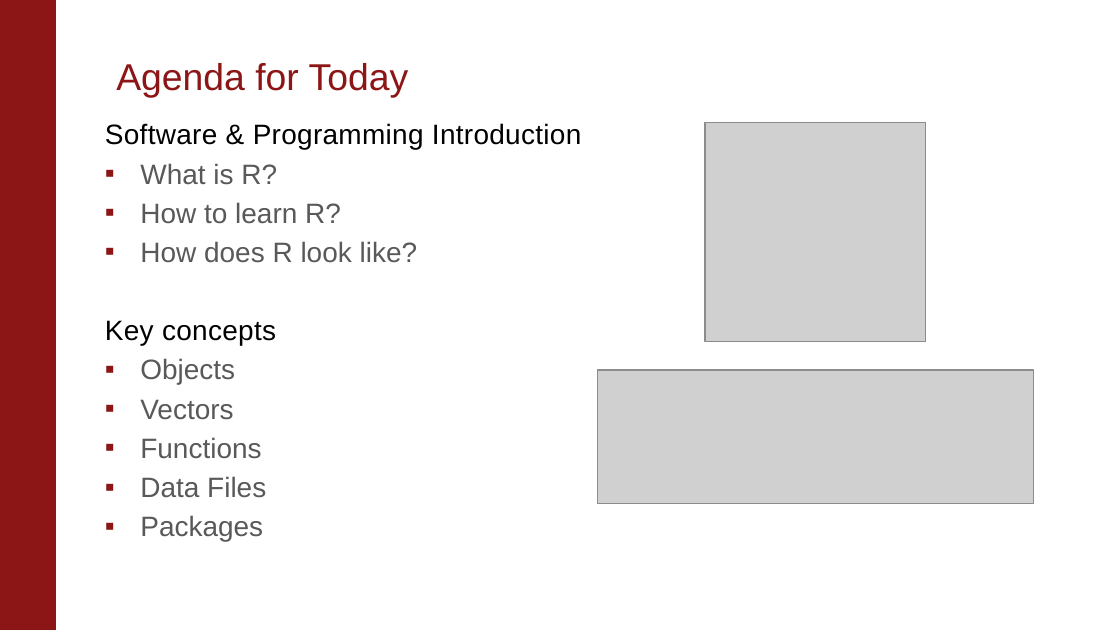
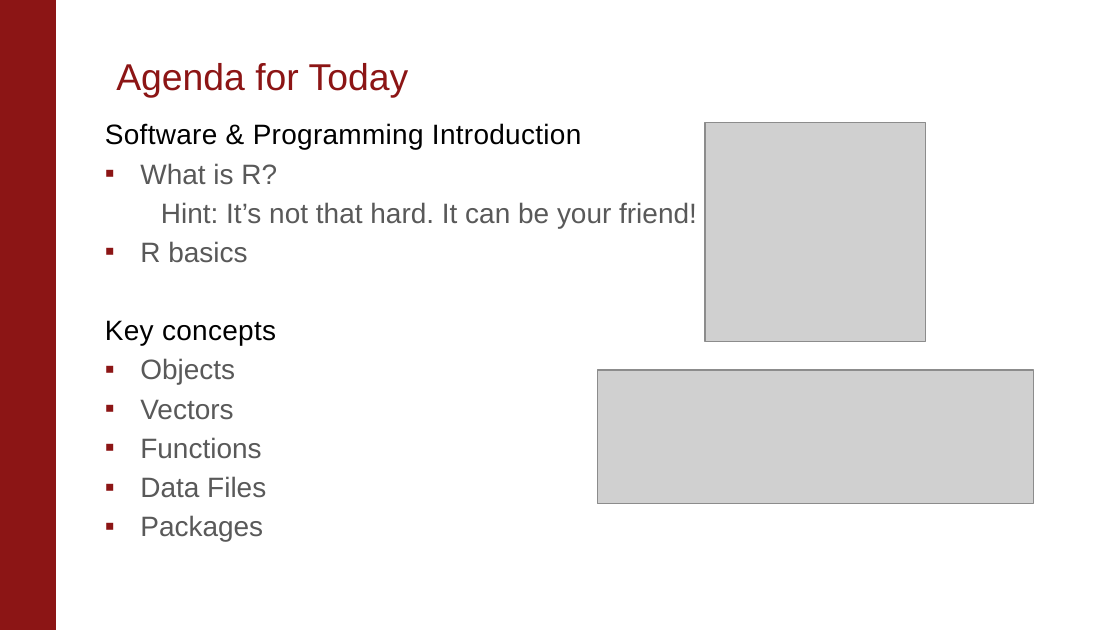
Before and after one commit to kaipingchen/com106-206-TA, a slide deck: slide 2 of KaipingAdina's Section Material/Intro Section/IntroSection.pptx. Drawn at 1120x630 pixels with LibreOffice and Linux fonts; fonts in the diff are those of the drawing; grey boxes stand for pictures; background and template pictures are left out. Boxes give left, top, right and bottom in pixels: in the first picture for what was removed or moved away, otherwise in the second. Text is boxed around its words. In the diff, an @@ line names an element or a change of style, - is before the commit and + after.

Commit message:
AdinaFirstLook
Kaiping, I just started looking at the AMAZING PPT!  I’ll come back in
a bit.  My only changes were to try to make the words less intimidating
and more friendly so we don’t scare them with words they may not be
familiar with.  I’ll check out the R code when I’m done with the
doctors. THANK YOU!

```diff
--- a/KaipingAdina's Section Material/Intro Section/IntroSection.pptx
+++ b/KaipingAdina's Section Material/Intro Section/IntroSection.pptx
@@ text at [140,202,697,263]: text changed @@
-  ▪ How to learn R?
-  ▪ How does R look like?
+  Hint: It’s not that hard. It can be your friend!
+  ▪ R basics
```
Also in this commit, not shown: 3 other slides changed.
